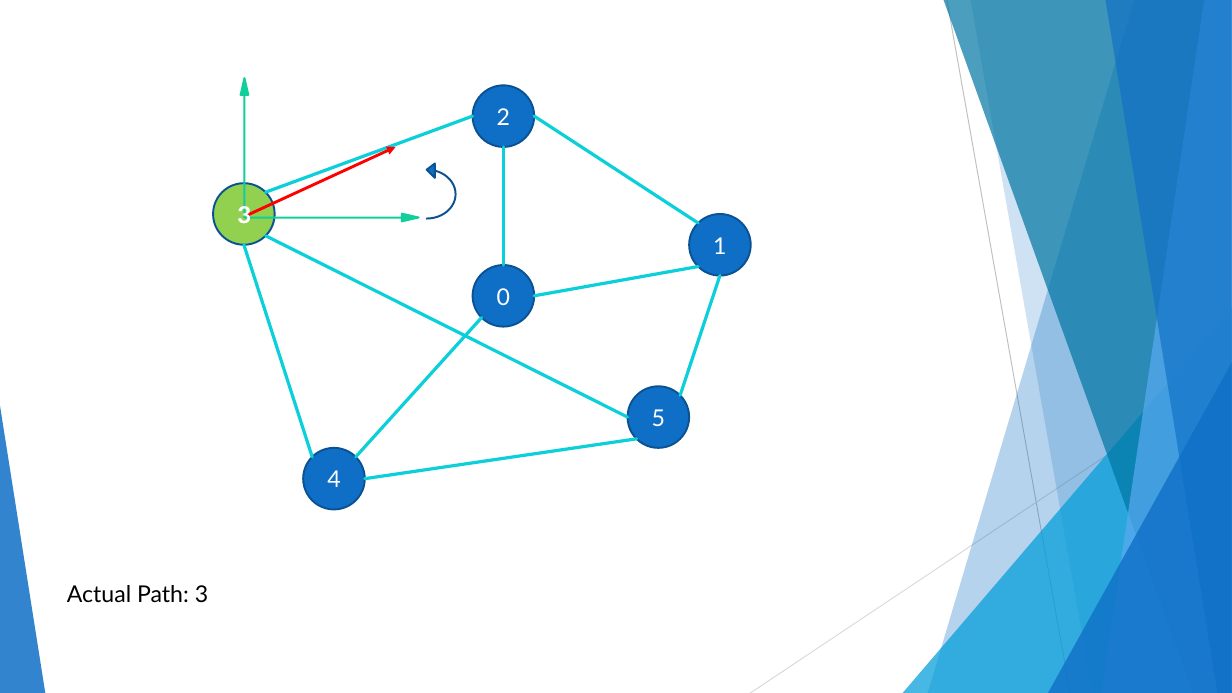
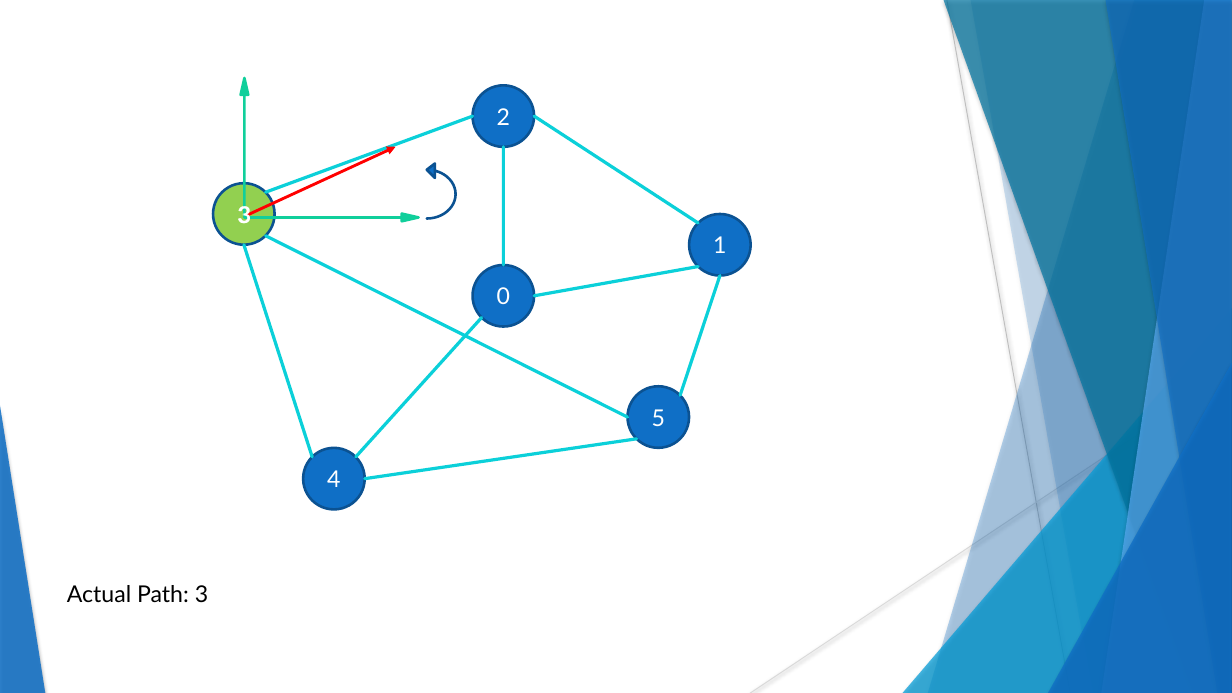
Before and after one commit to Spleentery/DA_TSP_Project-2, a slide deck: slide 15 of docs/Project 2.pptx (slide 10 before the commit). Drawn at 1232x693 pixels with LibreOffice and Linux fonts; fonts in the diff are those of the drawing. Boxes give left, top, right and bottom in pixels: in the first picture for what was removed or moved away, otherwise in the second. Text is boxed around its words. In the diff, an @@ line names an element or a change of style, - is before the commit and + after.

```diff
--- a/docs/Project 2.pptx
+++ b/docs/Project 2.pptx
@@ freeform shape at box(970, 0, 1232, 693): shadow on; outline redrawn @@
@@ left up arrow at box(240, 78, 419, 221): outline #10CF9B 1.5 pt to #10CF9B 2 pt @@
@@ ellipse "3" at box(213, 183, 275, 245): outline #0B5292 1.5 pt to #0B5292 2 pt @@
@@ shadow on in 7 elements at box(928, 0, 1232, 693), box(903, 308, 1232, 693), box(944, 0, 1232, 693), box(1102, 0, 1232, 693), box(1105, 0, 1232, 693), box(1048, 363, 1232, 693), box(0, 406, 45, 693) @@
```
Also in this commit, not shown: 22 other slides changed, 6 slides added, 1 slide removed, 3 other files.
